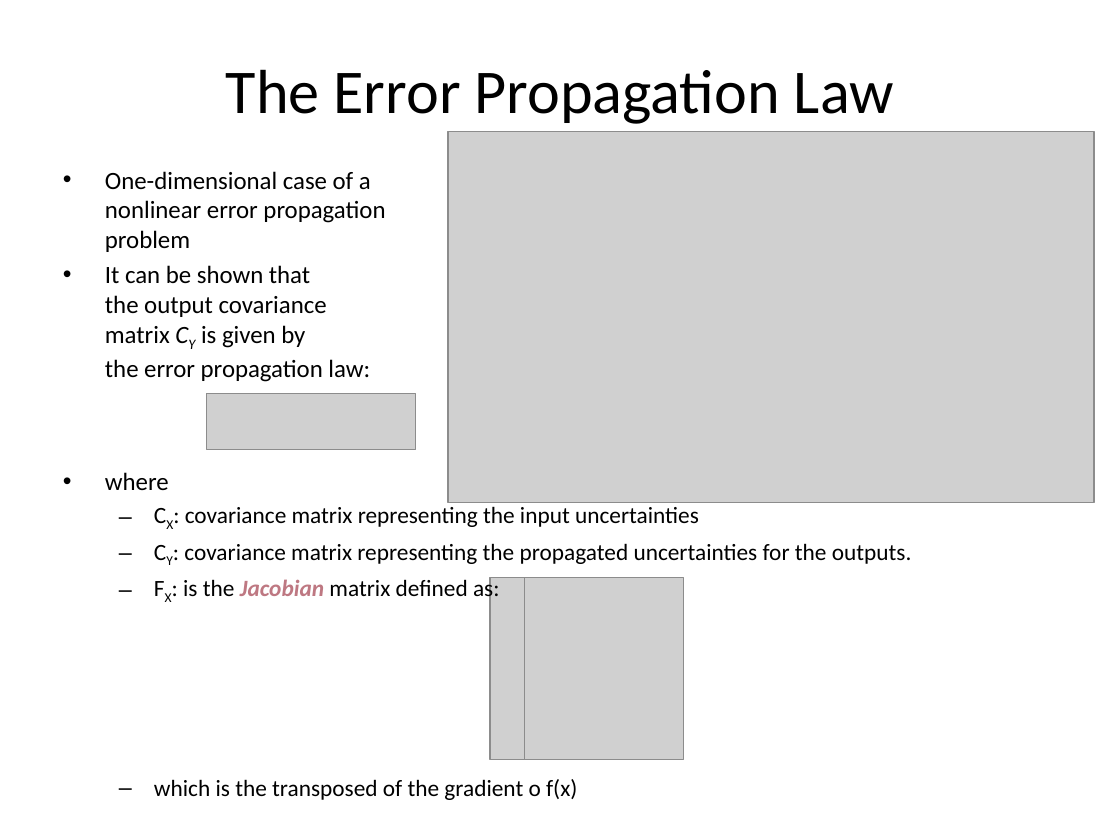
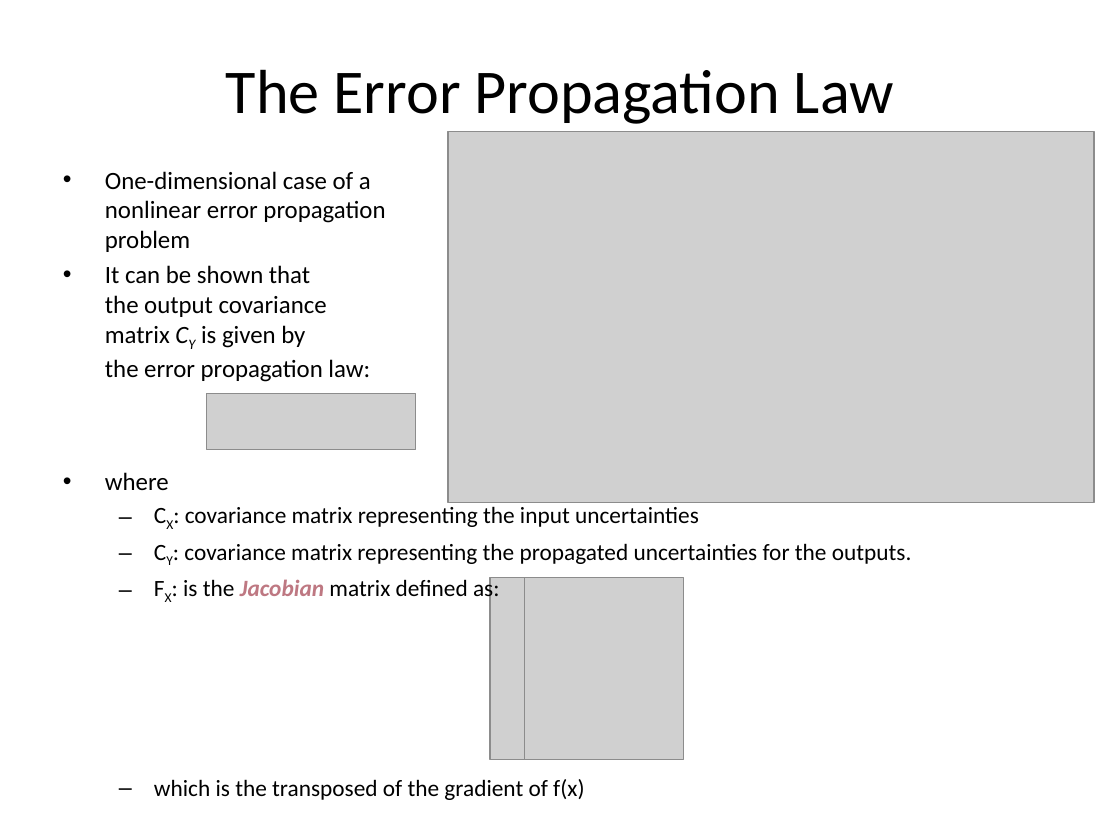
Before and after one commit to amitrokh/CMSC498F, a slide deck: slide 10 of lectures/week_9/Uncertainty and Error Propagation.pptx. Drawn at 1120x840 pixels with LibreOffice and Linux fonts; fonts in the diff are those of the drawing; grey boxes stand for pictures. Boxes give left, top, right and bottom in pixels: in the first picture for what was removed or moved away, otherwise in the second. Text is boxed around its words. In the diff, an @@ line names an element or a change of style, - is before the commit and + after.

```diff
--- a/lectures/week_9/Uncertainty and Error Propagation.pptx
+++ b/lectures/week_9/Uncertainty and Error Propagation.pptx
@@ text at (154,779,584,800): text changed @@
-  – which is the transposed of the gradient o f(x)
+  – which is the transposed of the gradient of f(x)
```
Also in this commit, not shown: 2 other slides changed.
